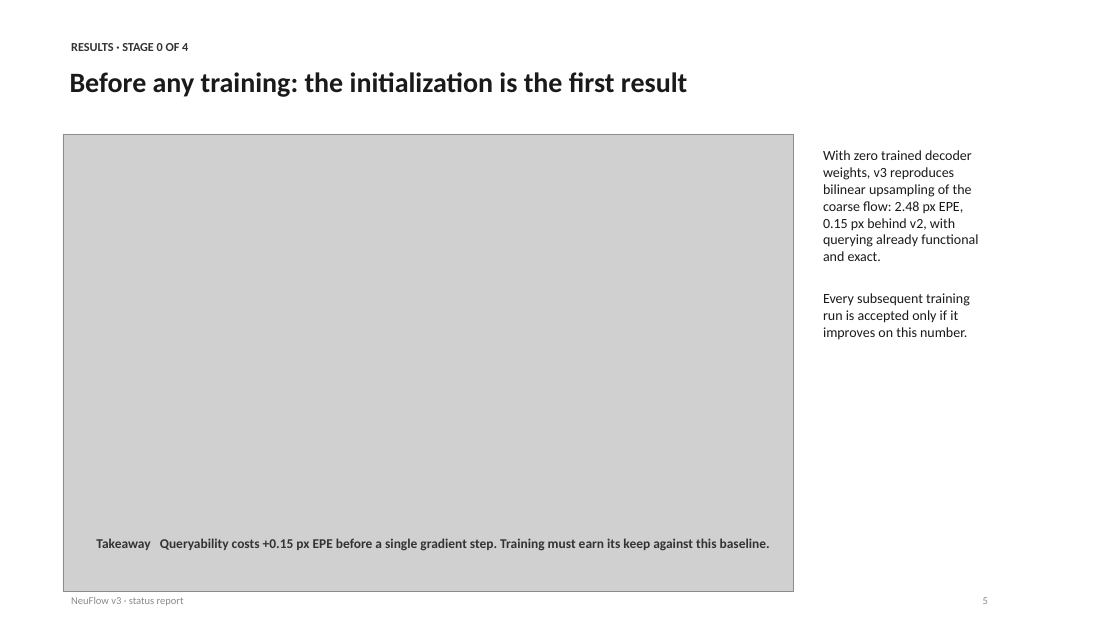
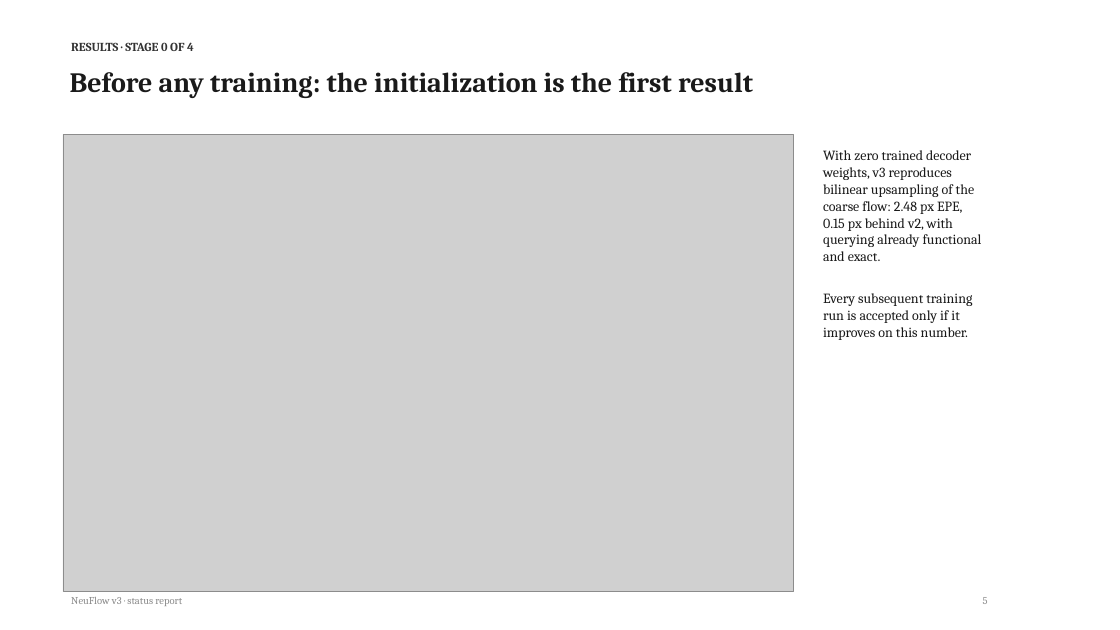
Before and after one commit to shrirag10/Neuflowv3, a slide deck: slide 5 of docs/NeuFlow_v3_status.pptx. Drawn at 1120x630 pixels with LibreOffice and Linux fonts; fonts in the diff are those of the drawing; grey boxes stand for pictures. Boxes give left, top, right and bottom in pixels: in the first picture for what was removed or moved away, otherwise in the second. Text is boxed around its words. In the diff, an @@ line names an element or a change of style, - is before the commit and + after.

Commit message:
Deck v3: serif theme, side-by-side v2/v3 comparison, chairs examples, GUI pics, FPS chart, limitations slide; GUI: v2/v3 model selector

```diff
--- a/docs/NeuFlow_v3_status.pptx
+++ b/docs/NeuFlow_v3_status.pptx
@@ text removed at (x1=96, y1=538, x2=770, y2=550) @@
-Takeaway Queryability costs +0.15 px EPE before a single gradient step. Training must earn its keep against this baseline.
@@ font Calibri to Cambria in 4 elements at (x1=71, y1=42, x2=194, y2=51), (x1=70, y1=72, x2=753, y2=98), (x1=823, y1=150, x2=982, y2=340), (x1=71, y1=597, x2=182, y2=606) @@
```
Also in this commit, not shown: 13 other slides changed, 4 slides added, 5 other files.
